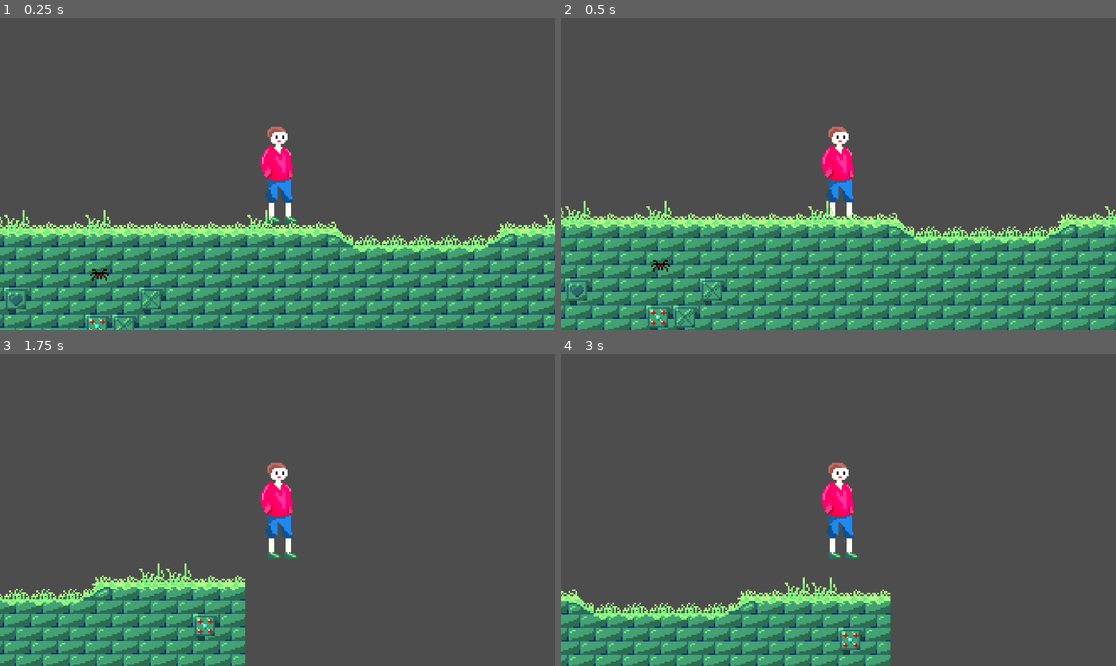
Above: before the commit, frames 1-4 (two rows, left to right).
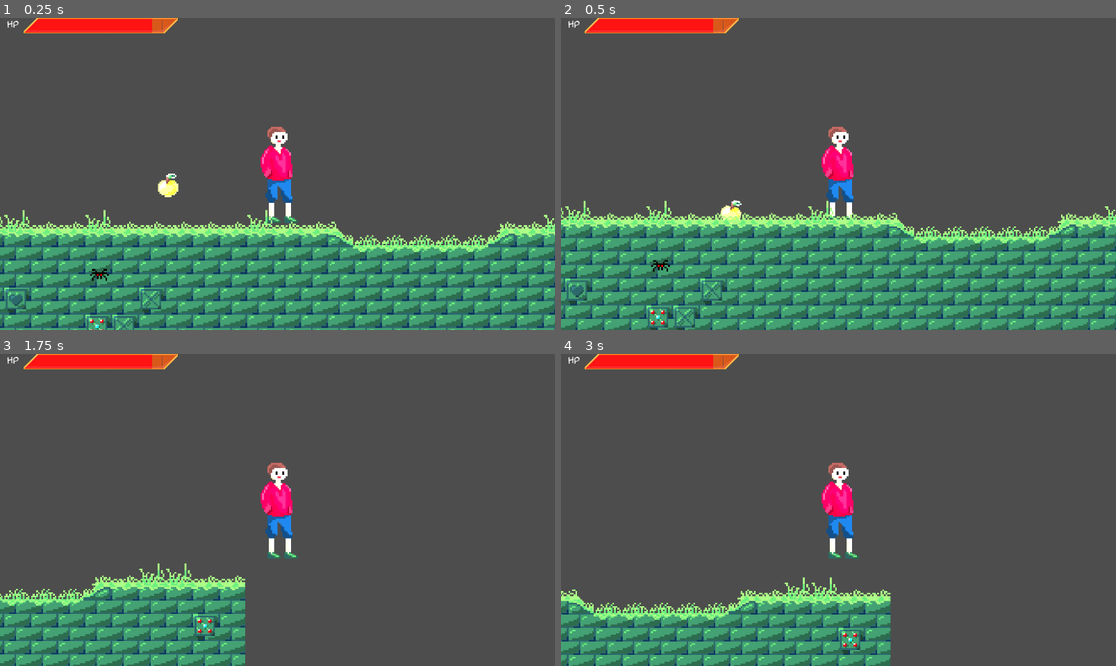
Above: after the commit, the same moments.

Repository: Nakama3942/AdventureNakama
Game: Godot game, scene res://scene/level/castle.tscn
The game is run twice, just before and just after one commit, with the same random seed, the same clock (stepped at 60 frames per second) and the same inputs.
Inputs:
- Up to frame 1 (0.25 s): no input
- Up to frame 2 (0.5 s): no input
- Up to frame 3 (1.75 s): hold Space (jump) 0.53-1.28 s; hold Right (move_right) from 0.53 s (still down); tap Space (jump) at 1.35, 1.52 s
- Up to frame 4 (3 s): tap Space (jump) at 1.82, 2.85 s; release Right (move_right) at 2.03 s; hold Left (move_left) 2.03-2.78 s; hold Space (jump) 2.03-2.78 s; hold Right (move_right) from 2.78 s (still down)

The runs differ from the first frame. In frame 1, 1.5% of the frame differs, in the area x 1-33%, y 0-58%; in frame 2, 1.5%; in frame 3, 1.3%; in frame 4, 1.3%.

Commit message:
Added: 1) Particles 2) Items 3) HUD

Diff:
--- a/game/project.godot
+++ b/game/project.godot
@@ -14,6 +14,10 @@
 run/main_scene="res://scene/level/castle.tscn"
 config/features=PackedStringArray("4.1", "GL Compatibility")
 config/icon="res://icon.svg"
+
+[autoload]
+
+PlayerClass="*res://script/player_class.gd"
 
 [input]
 
--- /dev/null
+++ b/game/scene/item/apple.tscn
@@ -0,0 +1,32 @@
+[gd_scene load_steps=5 format=3 uid="uid://c78cj3sjqndyc"]
+
+[ext_resource type="Script" path="res://script/apple.gd" id="1_pmj2c"]
+[ext_resource type="Texture2D" uid="uid://ld8pwxbb1m5v" path="res://sprite/apple.png" id="1_r5otu"]
+
+[sub_resource type="CircleShape2D" id="CircleShape2D_4blqo"]
+radius = 6.0
+
+[sub_resource type="CircleShape2D" id="CircleShape2D_qysqw"]
+radius = 7.0
+
+[node name="Apple" type="RigidBody2D"]
+collision_layer = 2
+input_pickable = true
+mass = 0.2
+script = ExtResource("1_pmj2c")
+
+[node name="Sprite2D" type="Sprite2D" parent="."]
+texture = ExtResource("1_r5otu")
+
+[node name="CollisionShape2D" type="CollisionShape2D" parent="."]
+position = Vector2(0, 1)
+shape = SubResource("CircleShape2D_4blqo")
+
+[node name="HitBox" type="Area2D" parent="."]
+
+[node name="CollisionShape2D" type="CollisionShape2D" parent="HitBox"]
+position = Vector2(0, 1)
+shape = SubResource("CircleShape2D_qysqw")
+debug_color = Color(0.976471, 0, 0.4, 0.419608)
+
+[connection signal="body_entered" from="HitBox" to="." method="_on_hit_box_body_entered"]
--- a/game/scene/level/castle.tscn
+++ b/game/scene/level/castle.tscn
@@ -1,9 +1,11 @@
-[gd_scene load_steps=5 format=3 uid="uid://72kfy6dwwxhx"]
+[gd_scene load_steps=7 format=3 uid="uid://72kfy6dwwxhx"]
 
 [ext_resource type="PackedScene" uid="uid://dftyvxxvr0fjv" path="res://scene/player/player.tscn" id="1_3t3mw"]
 [ext_resource type="PackedScene" uid="uid://3cv0jxqpg1u5" path="res://scene/object/lantern.tscn" id="3_0jrpd"]
 [ext_resource type="PackedScene" uid="uid://drj1iue28smar" path="res://scene/tile_maps/castle.tscn" id="3_xk8rp"]
 [ext_resource type="PackedScene" uid="uid://dpflqkxu3nkds" path="res://scene/service/darkness.tscn" id="4_kxjwn"]
+[ext_resource type="PackedScene" uid="uid://mjyl84kidpt3" path="res://scene/particle/falling_leaves.tscn" id="5_qlxfs"]
+[ext_resource type="PackedScene" uid="uid://c78cj3sjqndyc" path="res://scene/item/apple.tscn" id="6_0584b"]
 
 [node name="Castle" type="Node2D"]
 
@@ -28,3 +30,9 @@
 
 [node name="CollisionPolygon2D" type="CollisionPolygon2D" parent="Darkness"]
 polygon = PackedVector2Array(-3, -15, -62, 3, -81, 91, -755, 91, -761, 237, 125, 236, 120, 99, 57, 80, 53, -6)
+
+[node name="CPUParticles2D" parent="." instance=ExtResource("5_qlxfs")]
+position = Vector2(444, -157)
+
+[node name="Apple" parent="." instance=ExtResource("6_0584b")]
+position = Vector2(562, -24)
--- /dev/null
+++ b/game/scene/particle/falling_leaves.tscn
@@ -0,0 +1,14 @@
+[gd_scene load_steps=2 format=3 uid="uid://mjyl84kidpt3"]
+
+[ext_resource type="Texture2D" uid="uid://c8wvfteegha1p" path="res://sprite/falling leaves.png" id="1_vimem"]
+
+[node name="CPUParticles2D" type="CPUParticles2D"]
+amount = 30
+lifetime = 60.0
+randomness = 0.5
+lifetime_randomness = 0.2
+texture = ExtResource("1_vimem")
+spread = 30.0
+gravity = Vector2(1, 3)
+initial_velocity_min = 10.0
+initial_velocity_max = 30.0
--- a/game/scene/player/player.tscn
+++ b/game/scene/player/player.tscn
@@ -1,16 +1,20 @@
-[gd_scene load_steps=5 format=3 uid="uid://dftyvxxvr0fjv"]
+[gd_scene load_steps=6 format=3 uid="uid://dftyvxxvr0fjv"]
 
 [ext_resource type="Script" path="res://script/player.gd" id="1_rrwlp"]
 [ext_resource type="Texture2D" uid="uid://65u0a56aa1rr" path="res://sprite/Nakama.png" id="3_5tmfp"]
 [ext_resource type="PackedScene" uid="uid://c43wydk8uqgo" path="res://scene/service/camera.tscn" id="3_hjda0"]
 
 [sub_resource type="RectangleShape2D" id="RectangleShape2D_nj0x7"]
-size = Vector2(24, 58)
+size = Vector2(24, 1)
+
+[sub_resource type="RectangleShape2D" id="RectangleShape2D_uvkvl"]
+size = Vector2(20, 57)
 
 [node name="Player" type="CharacterBody2D"]
 script = ExtResource("1_rrwlp")
 
 [node name="CollisionShape2D" type="CollisionShape2D" parent="."]
+position = Vector2(0, 28.5)
 shape = SubResource("RectangleShape2D_nj0x7")
 
 [node name="Camera" parent="." instance=ExtResource("3_hjda0")]
@@ -18,3 +22,11 @@
 
 [node name="Sprite2D" type="Sprite2D" parent="."]
 texture = ExtResource("3_5tmfp")
+
+[node name="Area2D" type="Area2D" parent="."]
+collision_mask = 2
+
+[node name="CollisionShape2D" type="CollisionShape2D" parent="Area2D"]
+position = Vector2(0, 0.5)
+shape = SubResource("RectangleShape2D_uvkvl")
+debug_color = Color(0.792157, 0.956863, 1, 0.419608)
--- a/game/scene/service/camera.tscn
+++ b/game/scene/service/camera.tscn
@@ -1,3 +1,7 @@
-[gd_scene format=3 uid="uid://c43wydk8uqgo"]
+[gd_scene load_steps=2 format=3 uid="uid://c43wydk8uqgo"]
+
+[ext_resource type="PackedScene" uid="uid://cqx8gi7ii8gvy" path="res://scene/ui/hud.tscn" id="1_ys2af"]
 
 [node name="Camera" type="Camera2D"]
+
+[node name="HUD" parent="." instance=ExtResource("1_ys2af")]
--- /dev/null
+++ b/game/scene/ui/hud.tscn
@@ -0,0 +1,26 @@
+[gd_scene load_steps=6 format=3 uid="uid://cqx8gi7ii8gvy"]
+
+[ext_resource type="FontFile" uid="uid://bqphm61gb6tku" path="res://scene/ui/Anime Ace v3.ttf" id="1_cbavc"]
+[ext_resource type="Script" path="res://script/hud.gd" id="1_jcu0v"]
+[ext_resource type="Texture2D" uid="uid://bfbffdgy4uens" path="res://scene/ui/hp under.png" id="2_letd1"]
+[ext_resource type="Texture2D" uid="uid://b1xrnw4wytlq8" path="res://scene/ui/hp over.png" id="3_1nvlv"]
+[ext_resource type="Texture2D" uid="uid://dtchpbmhlgat" path="res://scene/ui/hp progress.png" id="3_iwfcv"]
+
+[node name="HUD" type="CanvasLayer"]
+script = ExtResource("1_jcu0v")
+
+[node name="Label" type="Label" parent="."]
+offset_left = 15.0
+offset_top = 4.0
+offset_right = 55.0
+offset_bottom = 27.0
+theme_override_fonts/font = ExtResource("1_cbavc")
+text = "HP"
+
+[node name="TextureProgressBar" type="TextureProgressBar" parent="."]
+offset_left = 49.0
+offset_right = 317.0
+offset_bottom = 27.0
+texture_under = ExtResource("2_letd1")
+texture_over = ExtResource("3_1nvlv")
+texture_progress = ExtResource("3_iwfcv")
--- /dev/null
+++ b/game/script/apple.gd
@@ -0,0 +1,17 @@
+extends RigidBody2D
+
+@onready var player = get_node("/root/PlayerClass")
+
+# Called when the node enters the scene tree for the first time.
+# func _ready():
+# 	pass # Replace with function body.
+
+# Called every frame. 'delta' is the elapsed time since the previous frame.
+# func _process(delta):
+# 	pass
+
+func _on_hit_box_body_entered(body):
+	if body.is_in_group("Player"):
+		player.hp -= 15
+		player.walk_speed = 50
+		queue_free()
--- /dev/null
+++ b/game/script/hud.gd
@@ -0,0 +1,13 @@
+extends CanvasLayer
+
+#var player := load("res://script/player.gd")
+@onready var player = get_node("/root/PlayerClass")
+
+# Called when the node enters the scene tree for the first time.
+func _ready():
+	pass # Replace with function body.
+
+# Called every frame. 'delta' is the elapsed time since the previous frame.
+func _process(delta):
+	$TextureProgressBar.max_value = player.max_hp
+	$TextureProgressBar.value = player.hp
--- a/game/script/player.gd
+++ b/game/script/player.gd
@@ -1,24 +1,22 @@
 extends CharacterBody2D
 
-@export var WALK_SPEED = 200 # How fast the player will move (pixels/sec).
-@export var jumpForce = 100
-@export var GRAVITY = 200.0
+@onready var player = get_node("/root/PlayerClass")
 
 # Called when the node enters the scene tree for the first time.
 func _ready():
-	pass # Replace with function body.
+	pass
 
 # Called every frame. 'delta' is the elapsed time since the previous frame.
 func _physics_process(delta):
 	velocity.x = 0
 	if Input.is_action_pressed("move_left"):
-		velocity.x -= WALK_SPEED
+		velocity.x -= player.walk_speed
 	if Input.is_action_pressed("move_right"):
-		velocity.x += WALK_SPEED
+		velocity.x += player.walk_speed
 
-	velocity.y += delta * GRAVITY
+	velocity.y += delta * player.GRAVITY
 
 	if Input.is_action_pressed("jump") and is_on_floor():
-		velocity.y -= jumpForce
+		velocity.y -= player.jump_force
 
 	move_and_slide()
--- /dev/null
+++ b/game/script/player_class.gd
@@ -0,0 +1,7 @@
+extends Node
+
+var max_hp = 30
+var hp = 25
+var walk_speed = 200 # How fast the player will move (pixels/sec).
+var jump_force = 100
+var GRAVITY = 200.0
Binary file added: game/scene/ui/Anime Ace v3.ttf
Not shown, added: game/scene/ui/Anime Ace v3.ttf.import
Binary file added: game/scene/ui/hp over.png
Not shown, added: game/scene/ui/hp over.png.import
Binary file added: game/scene/ui/hp progress.png
Not shown, added: game/scene/ui/hp progress.png.import
Binary file added: game/scene/ui/hp under.png
Not shown, added: game/scene/ui/hp under.png.import
Binary file added: game/sprite/apple.png
Not shown, added: game/sprite/apple.png.import
Binary file added: game/sprite/falling leaves.png
Not shown, added: game/sprite/falling leaves.png.import
